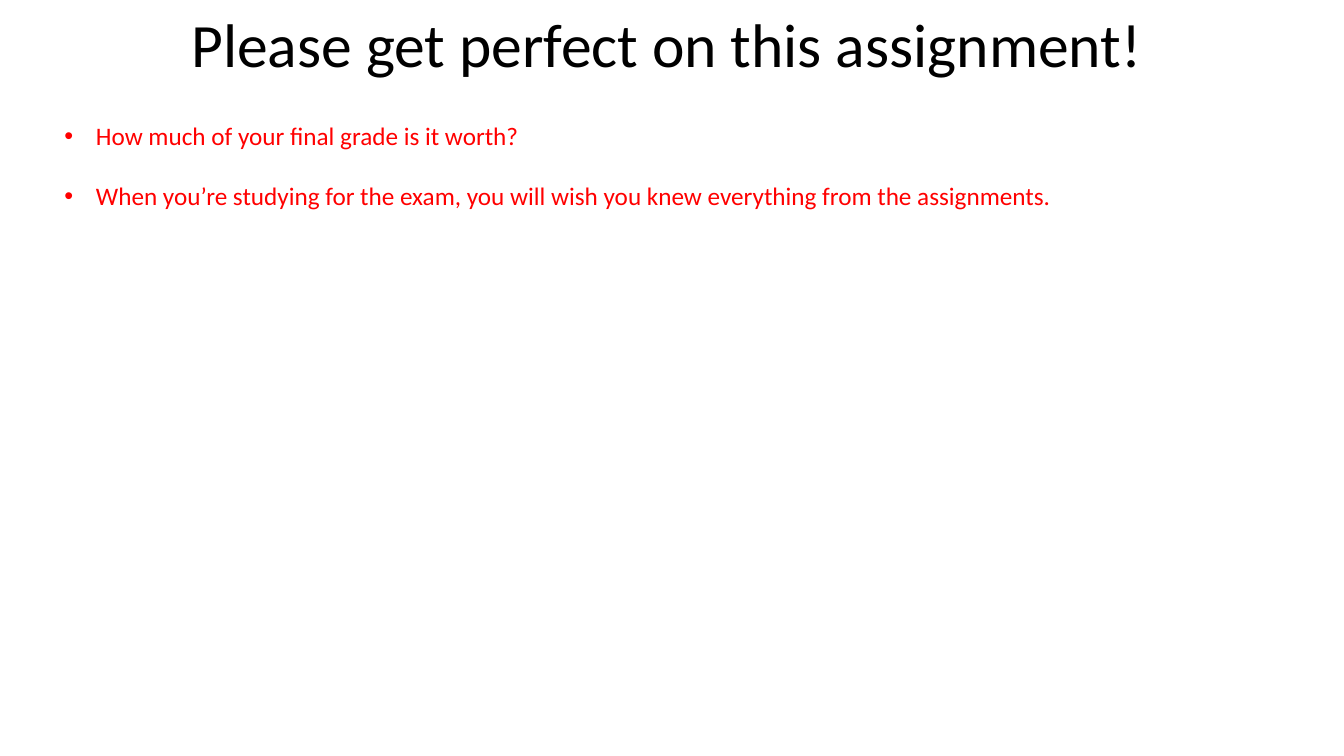
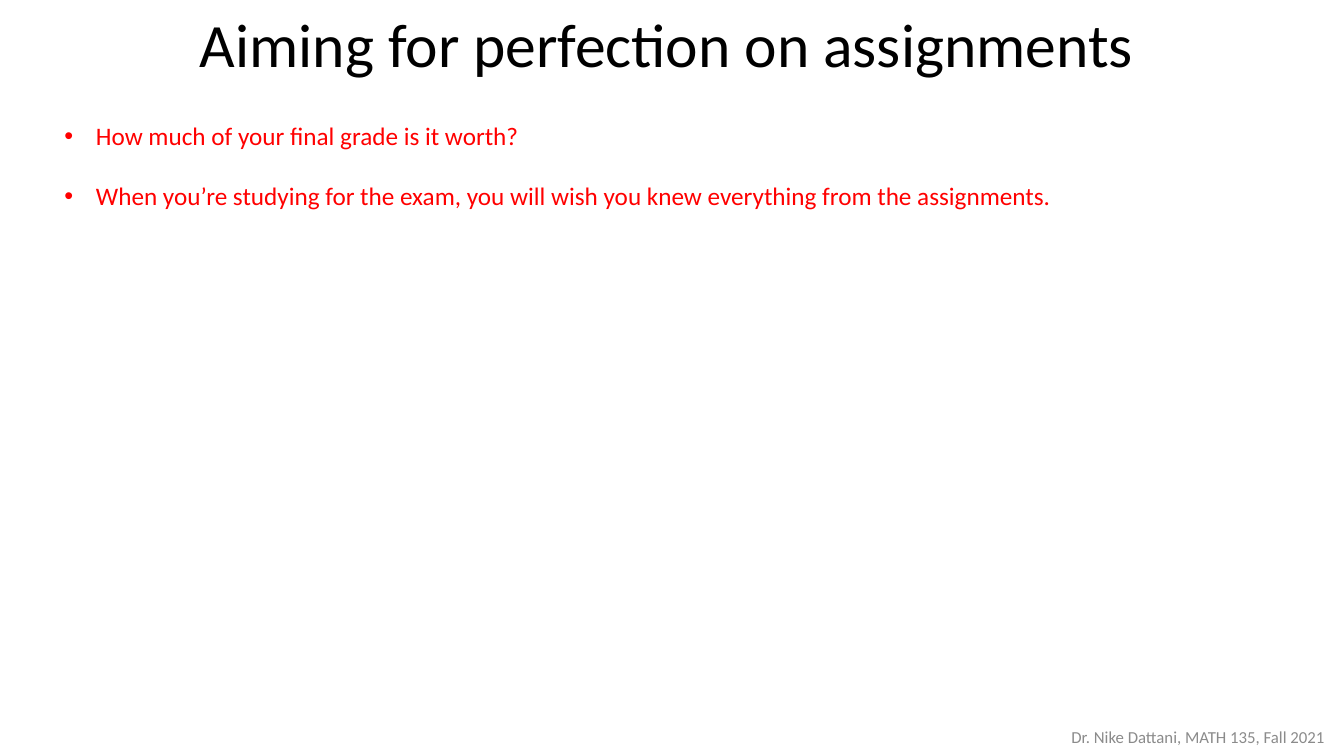
Before and after one commit to ndattani/Lecture_Notes, a slide deck: slide 4 of University_of_Waterloo/Fall_2021/MATH135/UW_Fall2021_MATH135_Lecture2.pptx (slide 5 before the commit). Drawn at 1344x756 pixels with LibreOffice and Linux fonts; fonts in the diff are those of the drawing. Boxes give left, top, right and bottom in pixels: in the first picture for what was removed or moved away, otherwise in the second. Text is boxed around its words. In the diff, an @@ line names an element or a change of style, - is before the commit and + after.

```diff
--- a/University_of_Waterloo/Fall_2021/MATH135/UW_Fall2021_MATH135_Lecture2.pptx
+++ b/University_of_Waterloo/Fall_2021/MATH135/UW_Fall2021_MATH135_Lecture2.pptx
@@ subtitle at bbox=[200, 24, 1132, 78]: text changed @@
-Please get perfect on this assignment!
+Aiming for perfection on assignments
@@ text added at bbox=[1071, 731, 1324, 745], 12 pt, text #8C8C8C @@
+Dr. Nike Dattani, MATH 135, Fall 2021
```
Also in this commit, not shown: 3 other slides changed, 4 slides removed, 1 other file.
